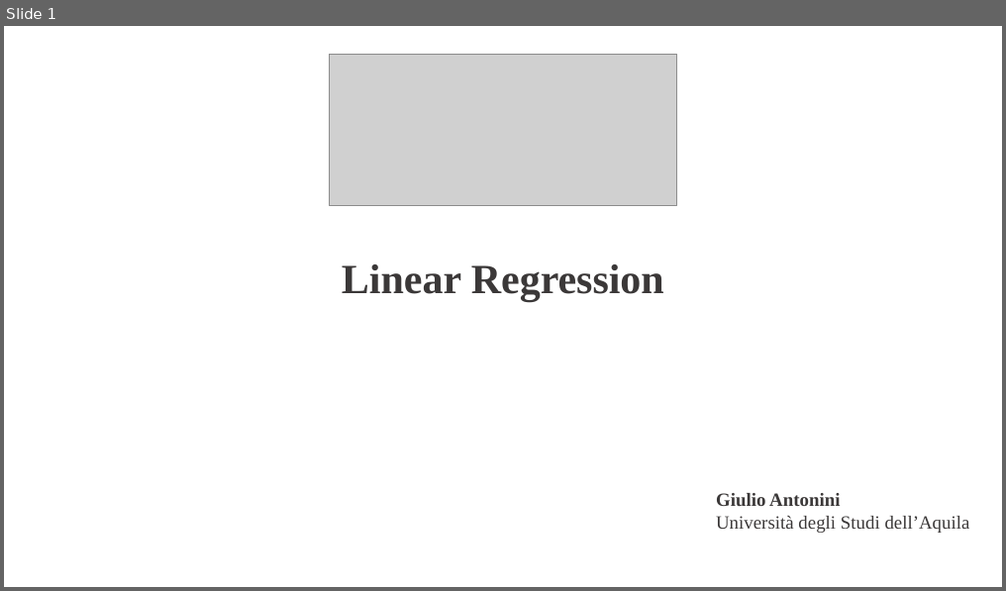
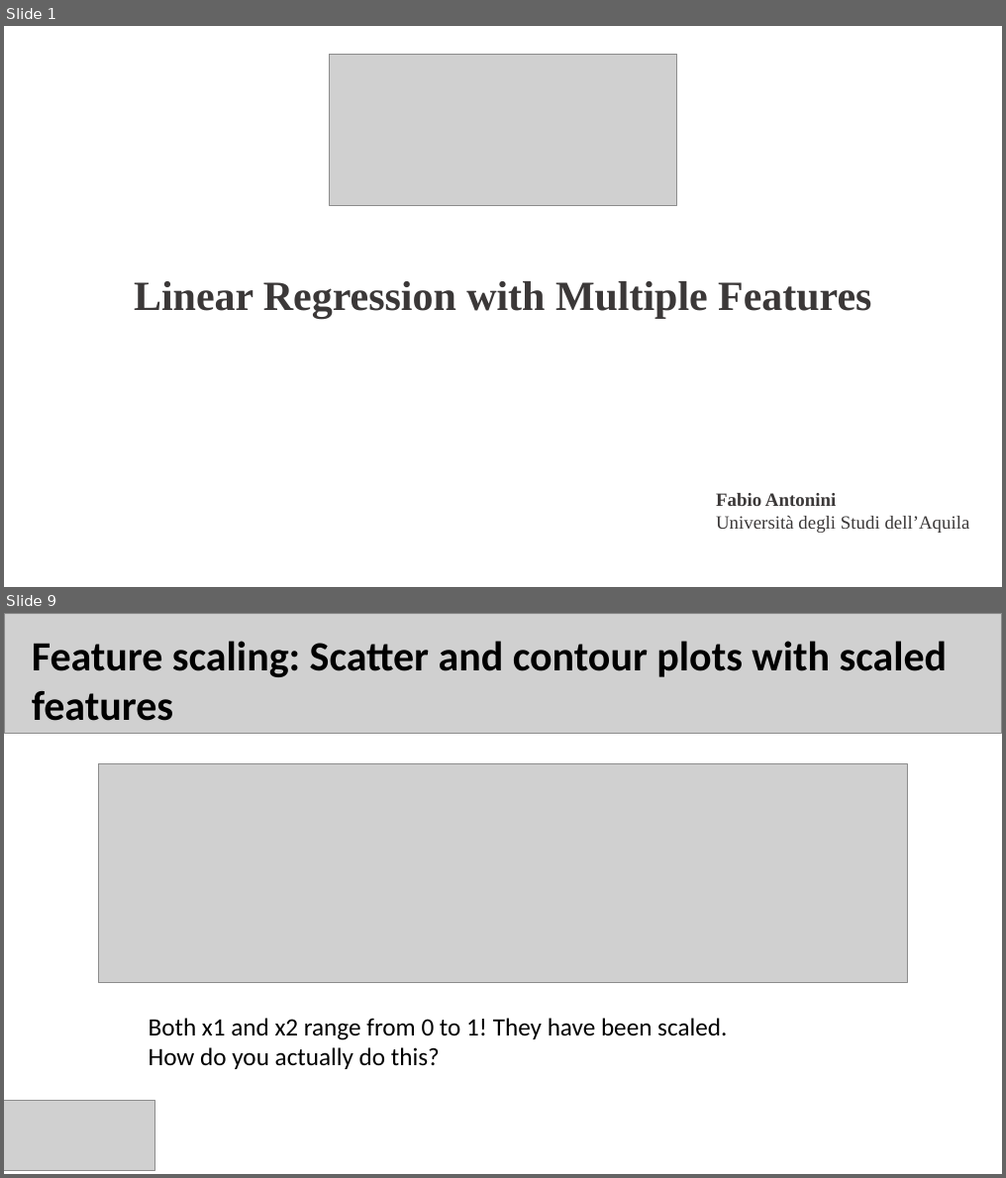
Before and after one commit to fabioantonini/introduction-machine-learning-for-engineers, a slide deck: Lectures/LinearRegressionMultipleFeatures/Slides/LinearRegressionMultipleFeatures.ppt. Shown one above the other, each under a label of ours: slide 1 before the commit, slides 1 and 9 after it; the slides between them are not shown. The pictures are 1006x591 and 1006x1178 pixels, drawn with LibreOffice and Linux fonts; fonts in the diff are those of the drawing; grey boxes stand for pictures; background and template pictures are left out. Boxes give left, top, right and bottom in pixels: in the first picture for what was removed or moved away, otherwise in the second. Text is boxed around its words. In the diff, an @@ line names an element or a change of style, - is before the commit and + after.

```diff
--- a/Lectures/LinearRegressionMultipleFeatures/Slides/LinearRegressionMultipleFeatures.ppt
+++ b/Lectures/LinearRegressionMultipleFeatures/Slides/LinearRegressionMultipleFeatures.ppt
@@ slide 9 added at box(4, 613, 1002, 1174), background #FFFFFF @@
@@ picture added at box(4, 613, 1001, 734) @@
@@ text added at box(32, 641, 947, 721), 40 pt, text #000000, bold @@
+Feature scaling: Scatter and contour plots with scaled features
@@ picture added at box(99, 764, 907, 982) @@
@@ text added at box(149, 1018, 727, 1069), 24 pt, text #000000 @@
+Both x1 and x2 range from 0 to 1! They have been scaled.
+How do you actually do this?
@@ picture added at box(4, 1100, 154, 1170) @@
@@ slide 1 changed as well @@
@@ text at box(134, 281, 871, 318): text changed @@
-Linear Regression
+Linear Regression with Multiple Features
@@ text at box(716, 493, 836, 506): text changed @@
-Giulio Antonini
+Fabio Antonini
```
Also in this commit, not shown: 1 other slide changed, 16 other slides added, 1 slide removed, 23 other files.
